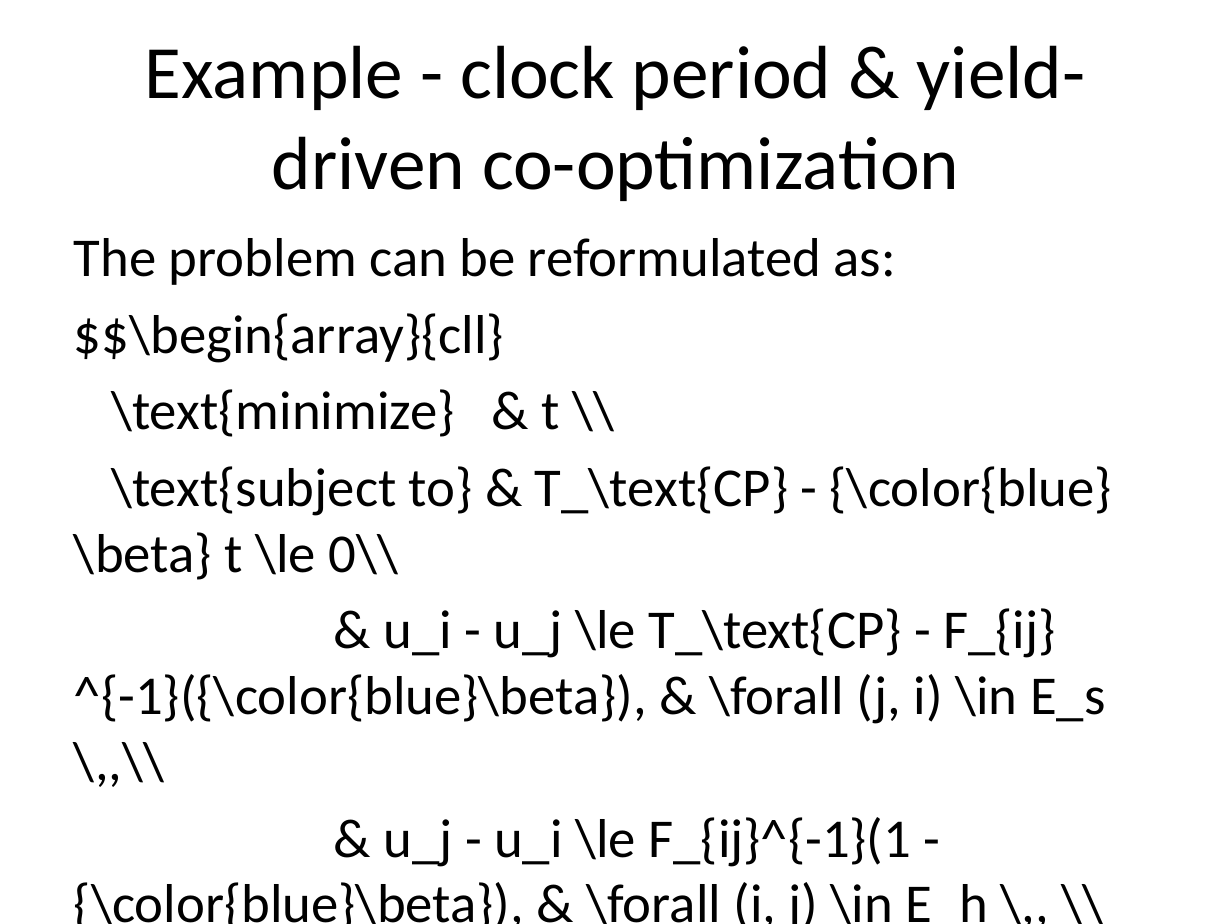
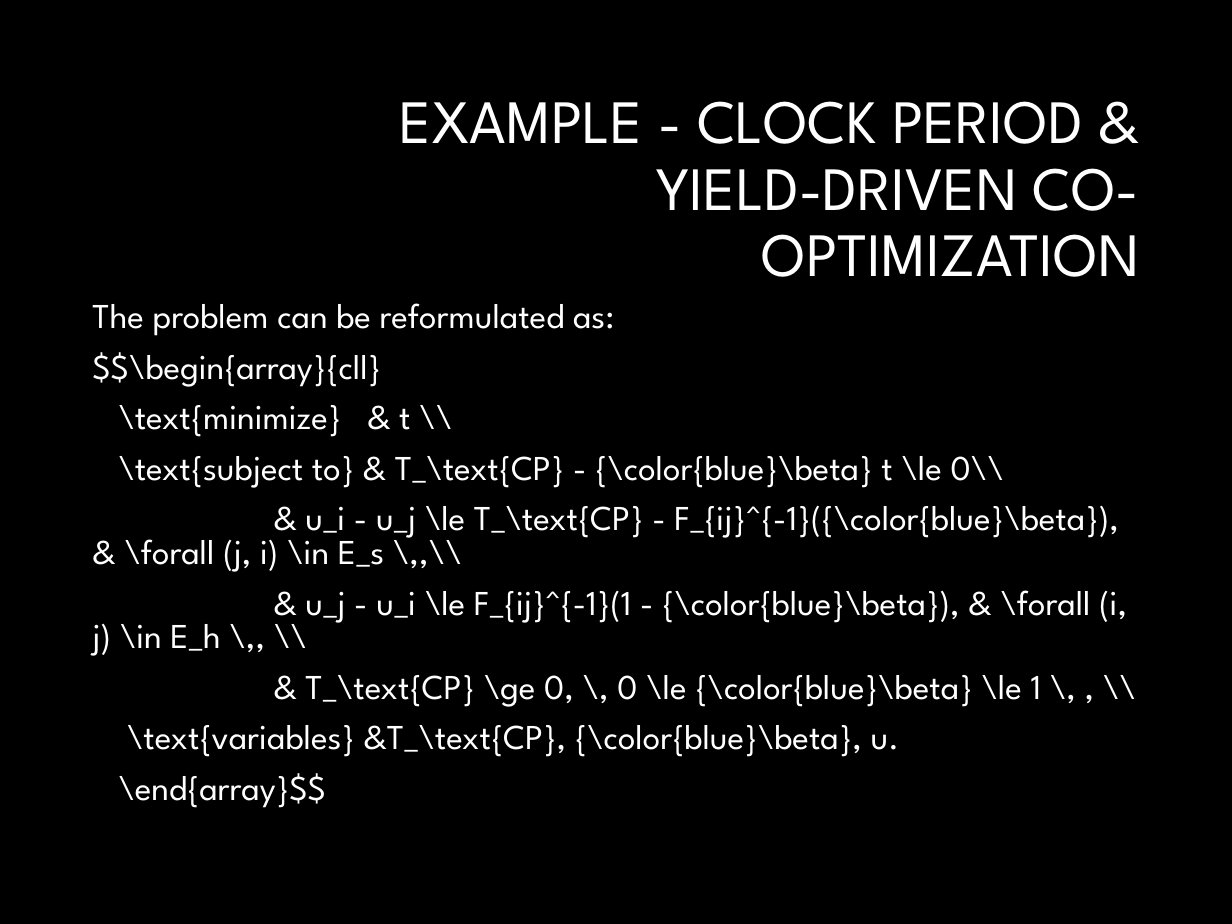
Before and after one commit to luk036/ellipsoid-method, a slide deck: slide 44 of temp4.pptx. Drawn at 1232x924 pixels with LibreOffice and Linux fonts; fonts in the diff are those of the drawing; background and template pictures are left out. Boxes give left, top, right and bottom in pixels: in the first picture for what was removed or moved away, otherwise in the second. Text is boxed around its words. In the diff, an @@ line names an element or a change of style, - is before the commit and + after.

```diff
--- a/temp4.pptx
+++ b/temp4.pptx
@@ background #FFFFFF to #000000 @@
@@ title at (x1=400, y1=101, x2=1140, y2=277): text changed; size 44 to 36 pt; font Calibri to League Spartan; text colour #000000 to #FFFFFF @@
-Example - clock period & yield-driven co-optimization
+EXAMPLE - CLOCK PERIOD & YIELD-DRIVEN CO-OPTIMIZATION
@@ text "The problem can be reformulated ..." moved from (x1=74, y1=238, x2=1112, y2=924) to (x1=92, y1=303, x2=1127, y2=808) @@
@@ text "The problem can be reformulated ..." at (x1=92, y1=303, x2=1127, y2=808): size 32 to 20.4 pt, font Calibri to League Spartan, text colour #000000 to #FFFFFF; line spacing 1 to 0.8; more space between paragraphs @@
```
Also in this commit, not shown: 62 other slides changed, 2 other files.
